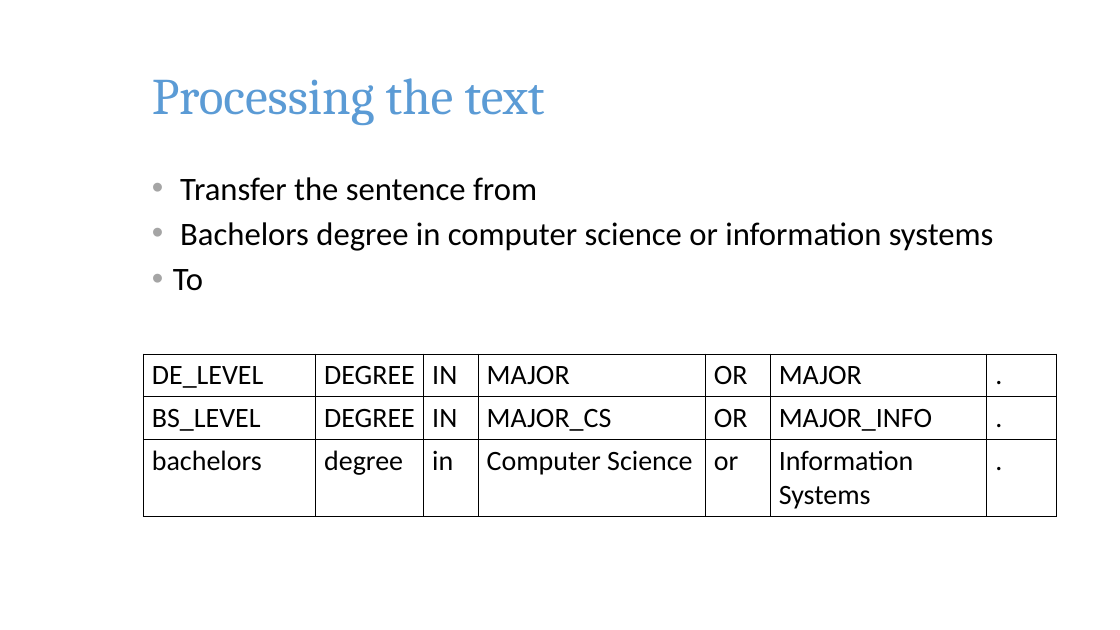
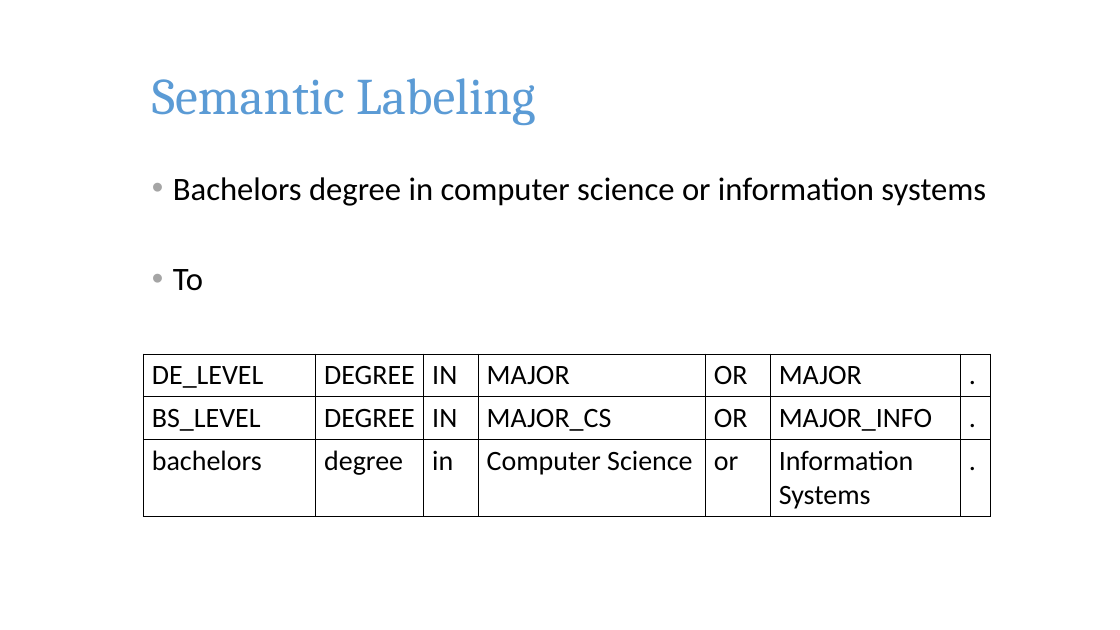
Before and after one commit to pkushiqiang/thesis, a slide deck: slide 28 of media/JobFinder.pptx (slide 19 before the commit). Drawn at 1120x630 pixels with LibreOffice and Linux fonts; fonts in the diff are those of the drawing; background and template pictures are left out. Boxes give left, top, right and bottom in pixels: in the first picture for what was removed or moved away, otherwise in the second. Text is boxed around its words. In the diff, an @@ line names an element or a change of style, - is before the commit and + after.

```diff
--- a/media/JobFinder.pptx
+++ b/media/JobFinder.pptx
@@ title at [152,78,535,125]: text changed @@
-Processing the text
+Semantic Labeling
@@ text at [180,177,537,201]: paragraph removed @@
-• Transfer the sentence from
@@ table: place and size @@
-table at [144,355,1057,514]
+table at [144,355,991,514]
```
Also in this commit, not shown: 14 other slides changed, 11 slides added, 1 slide removed.
